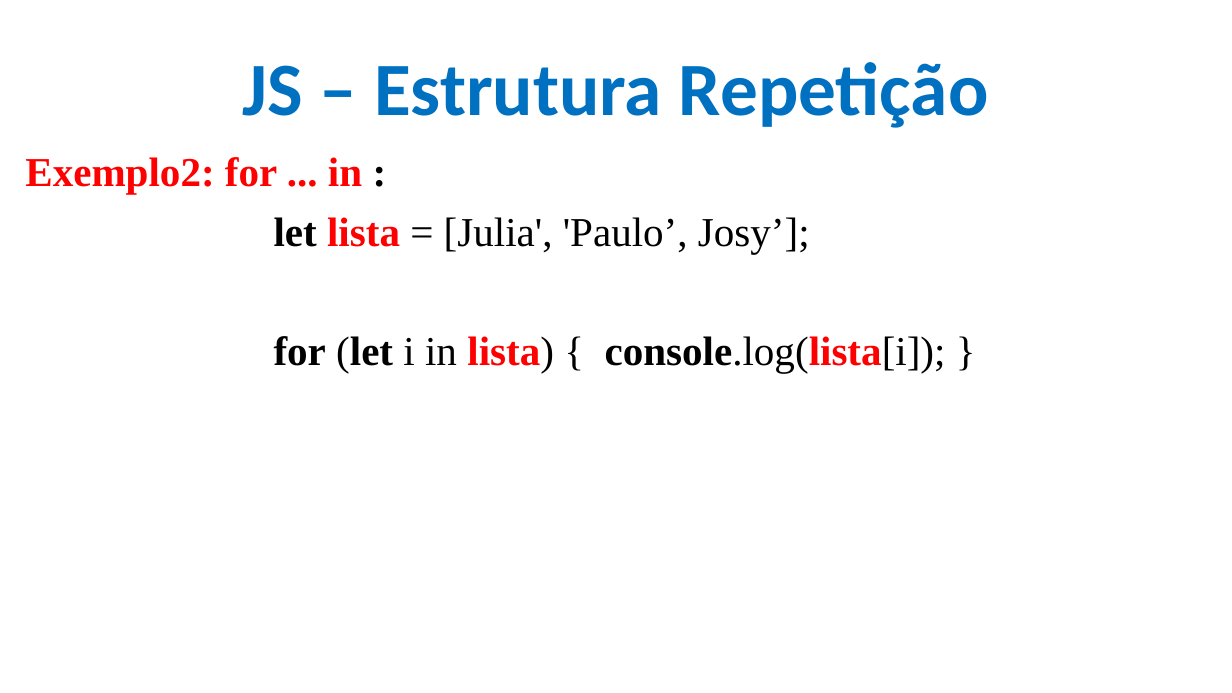
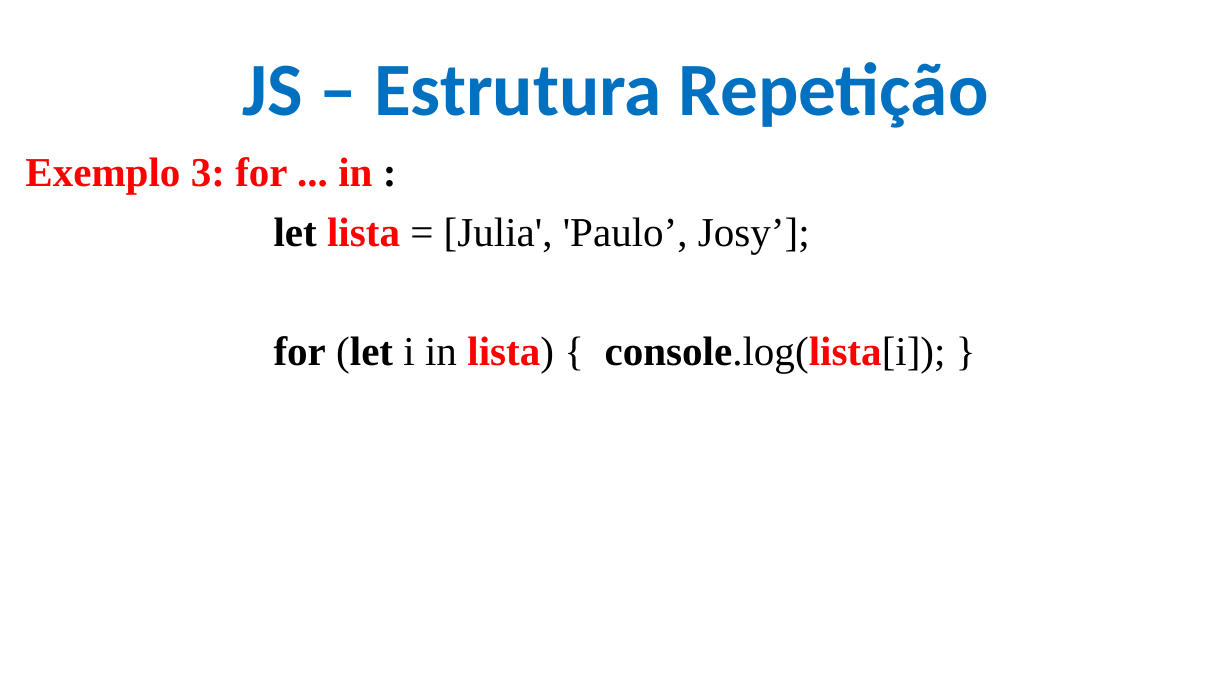
Before and after one commit to CloudEducationBrazil/WydenDesenvolvimentoWebPHP, a slide deck: slide 27 of 01 Classes/Aula 09 Desenvolvimento Web PHP - JS.pptx (slide 25 before the commit). Drawn at 1232x693 pixels with LibreOffice and Linux fonts; fonts in the diff are those of the drawing; background and template pictures are left out. Boxes give left, top, right and bottom in pixels: in the first picture for what was removed or moved away, otherwise in the second. Text is boxed around its words. In the diff, an @@ line names an element or a change of style, - is before the commit and + after.

```diff
--- a/01 Classes/Aula 09 Desenvolvimento Web PHP - JS.pptx
+++ b/01 Classes/Aula 09 Desenvolvimento Web PHP - JS.pptx
@@ text at (x1=25, y1=157, x2=372, y2=194): text changed @@
-Exemplo2: for ... in :
+Exemplo 3: for ... in :
```
Also in this commit, not shown: 6 other slides changed, 6 slides added.
